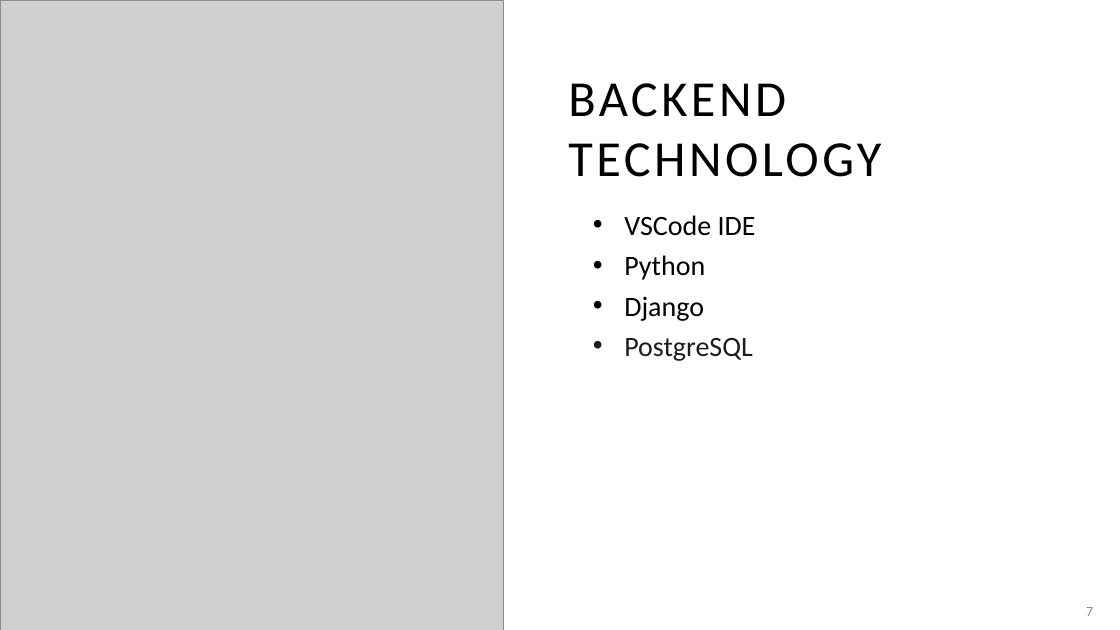
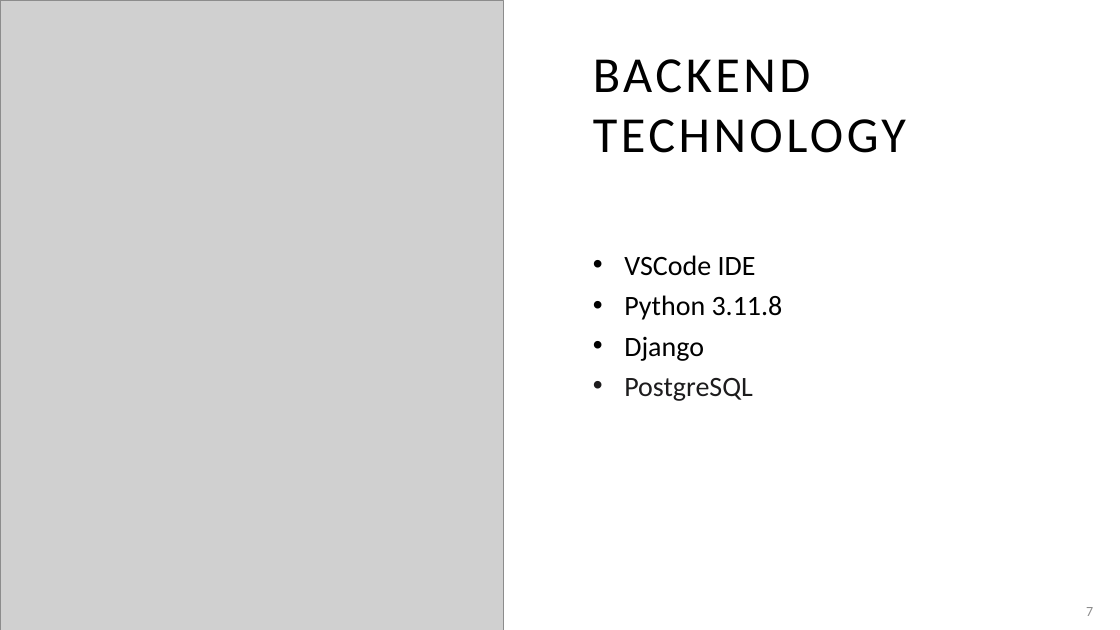
Before and after one commit to adriaonline/CPT200SP24-Team1, a slide deck: slide 7 of Phase 1 - Presentation.pptx. Drawn at 1120x630 pixels with LibreOffice and Linux fonts; fonts in the diff are those of the drawing; grey boxes stand for pictures. Boxes give left, top, right and bottom in pixels: in the first picture for what was removed or moved away, otherwise in the second. Text is boxed around its words. In the diff, an @@ line names an element or a change of style, - is before the commit and + after.

Commit message:
Updated presentation

```diff
--- a/Phase 1 - Presentation.pptx
+++ b/Phase 1 - Presentation.pptx
@@ title "BACKEND TECHNOLOGY": place and size @@
-title "BACKEND TECHNOLOGY" at <box>568,83,881,177</box>
+title "BACKEND TECHNOLOGY" at <box>593,59,906,153</box>
@@ text "VSCode IDE": place and size @@
-text "VSCode IDE" at <box>624,215,756,361</box>
+text "VSCode IDE" at <box>624,255,783,401</box>
@@ text at <box>624,295,783,320</box>: text changed @@
-• Python
+• Python 3.11.8
```
Also in this commit, not shown: 4 other slides changed.
